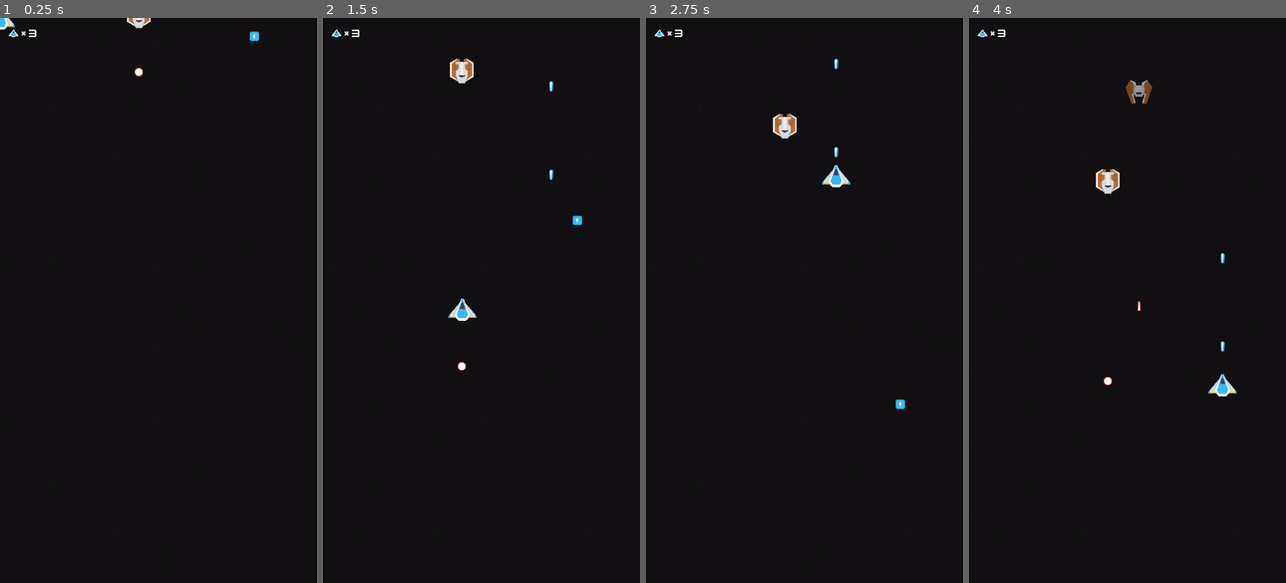
Above: before the commit, frames 1-4 (left to right).
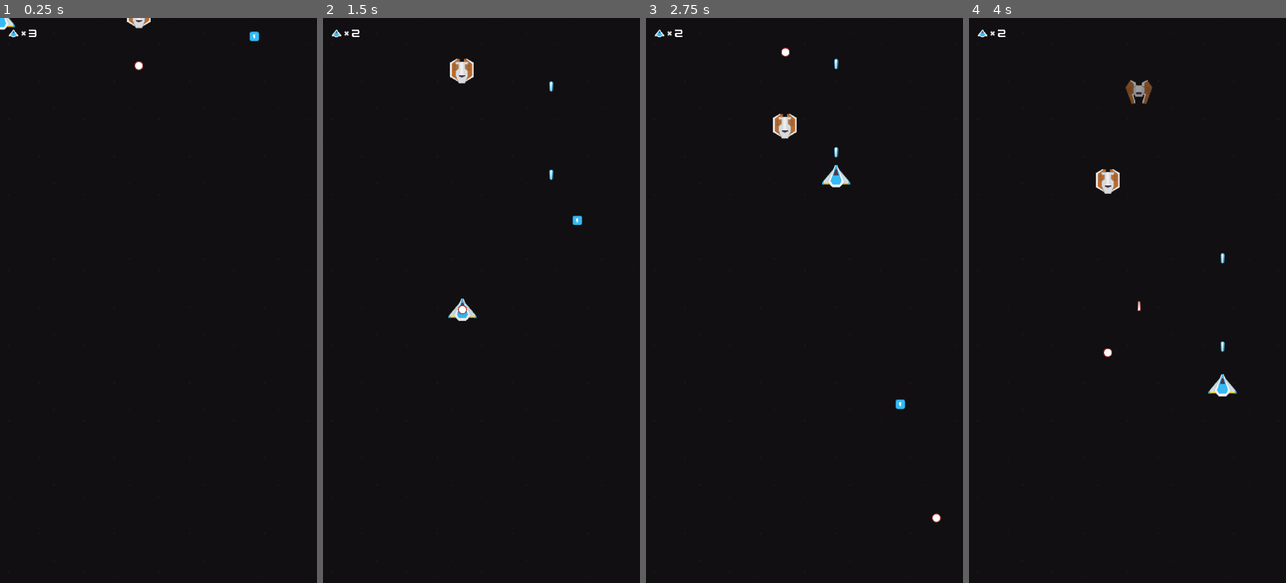
Above: after the commit, the same moments.

Repository: sakkaku-dev/space-shooter
Game: Godot game, scene res://scenes/Game.tscn
The game is run twice, just before and just after one commit, with the same random seed, the same clock (stepped at 60 frames per second) and the same inputs.
Inputs (mouse positions are in pixels of both pictures, inside the frame that each line leads up to):
- Up to frame 1 (0.25 s): no input
- Up to frame 2 (1.5 s): tap Enter at 0.5 s; move the mouse to (551, 272) at 0.52 s; hold Right (ui_right) 0.53-1.25 s; click (551, 272) at 0.67 s; drag from (418, 328) to (551, 272) at 1.27 s
- Up to frame 3 (2.75 s): move the mouse to (836, 176) at 2.02 s; hold Right (ui_right) from 2.03 s (still down)
- Up to frame 4 (4 s): release Right (ui_right) at 2.75 s; drag from (1111, 413) to (1159, 176) at 2.77 s; move the mouse to (1222, 385) at 3.52 s; hold Left (ui_left) from 3.53 s (still down)

The runs differ from the first frame. In frame 1, less than 0.1% of the frame differs, in the area x 42-46%, y 7-11%; in frame 2, less than 0.1%; in frame 3, less than 0.1%, in the area x 9-94%, y 2-90%; in frame 4, less than 0.1%.

Commit message:
Add laser ball

Diff:
--- a/project.godot
+++ b/project.godot
@@ -25,6 +25,11 @@
 "path": "res://shared/combat/Health.gd"
 }, {
 "base": "Area2D",
+"class": "HitBox",
+"language": "GDScript",
+"path": "res://shared/combat/HitBox.gd"
+}, {
+"base": "Area2D",
 "class": "HurtBox",
 "language": "GDScript",
 "path": "res://shared/combat/HurtBox.gd"
@@ -98,6 +103,7 @@
 "EmptyPlayerInput": "",
 "Focusable": "",
 "Health": "",
+"HitBox": "",
 "HurtBox": "",
 "InputReader": "",
 "MouseFollowState": "",
--- a/scenes/Game.tscn
+++ b/scenes/Game.tscn
@@ -17,6 +17,7 @@
 [ext_resource path="res://scenes/powerups/DoubleShot.tscn" type="PackedScene" id=15]
 [ext_resource path="res://scenes/powerups/HealthUp.tscn" type="PackedScene" id=16]
 [ext_resource path="res://scenes/powerups/ShieldUp.tscn" type="PackedScene" id=17]
+[ext_resource path="res://scenes/powerups/LaserBallUp.tscn" type="PackedScene" id=18]
 
 [sub_resource type="RectangleShape2D" id=1]
 extents = Vector2( 500, 10 )
@@ -41,10 +42,10 @@
 spawn = true
 
 [node name="PowerUpSpawner" parent="SpawnerRandom" instance=ExtResource( 5 )]
-scene = [ ExtResource( 16 ), ExtResource( 15 ), ExtResource( 4 ), ExtResource( 17 ), ExtResource( 13 ) ]
+scene = [ ExtResource( 16 ), ExtResource( 15 ), ExtResource( 4 ), ExtResource( 17 ), ExtResource( 18 ), ExtResource( 13 ) ]
 spawn_delay = 5.0
 spawn = true
-scene_spawn_rate = [ 0.05, 0.2, 0.2, 0.1 ]
+scene_spawn_rate = [ 0.05, 0.2, 0.2, 0.1, 0.1 ]
 
 [node name="Background" type="CanvasLayer" parent="."]
 layer = -1
--- a/scenes/laser/EnemyLaserBall.tscn
+++ b/scenes/laser/EnemyLaserBall.tscn
@@ -1,19 +1,10 @@
-[gd_scene load_steps=4 format=2]
+[gd_scene load_steps=3 format=2]
 
-[ext_resource path="res://scenes/laser/Laser.tscn" type="PackedScene" id=1]
+[ext_resource path="res://scenes/laser/LaserBall.tscn" type="PackedScene" id=1]
 [ext_resource path="res://scenes/laser/laserCircleRed.png" type="Texture" id=2]
-
-[sub_resource type="CircleShape2D" id=1]
-radius = 15.18
 
 [node name="EnemyLaserBall" instance=ExtResource( 1 )]
 collision_mask = 8
 
 [node name="Sprite" parent="." index="0"]
 texture = ExtResource( 2 )
-
-[node name="CollisionShape2D" parent="." index="1"]
-shape = SubResource( 1 )
-
-[node name="MoveForwardState" parent="." index="2"]
-speed = 800
--- /dev/null
+++ b/scenes/laser/LaserBall.gd
@@ -0,0 +1,16 @@
+extends HitBox
+
+export var split = false
+
+func _on_LaserBall_area_entered(area):
+	if not split: return
+
+	var pos = area.global_position
+	var angle = 360 / 5
+
+	for i in range(0, 5):
+		var new_laser = duplicate()
+		get_tree().current_scene.call_deferred("add_child", new_laser)
+		new_laser.global_position = pos
+		new_laser.global_rotation_degrees = area.global_rotation_degrees + (angle * i)
+		new_laser.split = false
--- /dev/null
+++ b/scenes/laser/LaserBall.tscn
@@ -0,0 +1,22 @@
+[gd_scene load_steps=5 format=2]
+
+[ext_resource path="res://scenes/laser/Laser.tscn" type="PackedScene" id=1]
+[ext_resource path="res://scenes/laser/laserCircle.png" type="Texture" id=2]
+[ext_resource path="res://scenes/laser/LaserBall.gd" type="Script" id=3]
+
+[sub_resource type="CircleShape2D" id=1]
+radius = 15.0
+
+[node name="LaserBall" instance=ExtResource( 1 )]
+script = ExtResource( 3 )
+split = true
+
+[node name="Sprite" parent="." index="0"]
+texture = ExtResource( 2 )
+
+[node name="CollisionShape2D" parent="." index="1"]
+shape = SubResource( 1 )
+
+[node name="MoveForwardState" parent="." index="2"]
+speed = 700
+[connection signal="area_entered" from="." to="." method="_on_LaserBall_area_entered"]
--- /dev/null
+++ b/scenes/powerups/LaserBallUp.gd
@@ -0,0 +1,11 @@
+extends Node
+
+var laser_ball = preload("res://scenes/laser/LaserBall.tscn")
+var laser = preload("res://scenes/laser/Laser.tscn")
+
+func handle(ship: PlayerShip) -> void:
+	ship.change_laser_type(laser_ball)
+
+
+func restore(ship: PlayerShip) -> void:
+	ship.change_laser_type(laser)
--- /dev/null
+++ b/scenes/powerups/LaserBallUp.tscn
@@ -0,0 +1,16 @@
+[gd_scene load_steps=4 format=2]
+
+[ext_resource path="res://scenes/powerups/Powerup.tscn" type="PackedScene" id=1]
+[ext_resource path="res://scenes/powerups/LaserBallUp.gd" type="Script" id=2]
+[ext_resource path="res://scenes/powerups/powerupBlue_star.png" type="Texture" id=3]
+
+[node name="LaserBallUp" instance=ExtResource( 1 )]
+powerup_time = 5
+
+[node name="Sprite" parent="." index="0"]
+texture = ExtResource( 3 )
+
+[node name="Node" type="Node" parent="." index="5"]
+script = ExtResource( 2 )
+[connection signal="picked_up" from="." to="Node" method="handle"]
+[connection signal="powerup_timeout" from="." to="Node" method="restore"]
--- a/scenes/spaceship/EnemyShip4.tscn
+++ b/scenes/spaceship/EnemyShip4.tscn
@@ -15,7 +15,7 @@
 [node name="Sprite" parent="Spaceship" index="2"]
 texture = ExtResource( 2 )
 
-[node name="LaserSpawner" parent="Spaceship" index="3"]
+[node name="LaserSpawner" parent="Spaceship" index="4"]
 scene = [ ExtResource( 3 ) ]
 spawn_delay = 3.0
 
--- a/scenes/spaceship/PlayerShip.gd
+++ b/scenes/spaceship/PlayerShip.gd
@@ -16,3 +16,7 @@
 
 func toggle_hurtbox():
 	hurtbox.set_deferred("disabled", not hurtbox.disabled)
+
+
+func change_laser_type(new_laser_scene: PackedScene) -> void:
+	laser.scene[0] = new_laser_scene
--- a/shared/combat/HitBox.gd
+++ b/shared/combat/HitBox.gd
@@ -1,4 +1,6 @@
 extends Area2D
+
+class_name HitBox
 
 export var damage = 1
 export var free_on_hit = true
Not shown: 1 places in scenes/Game.tscn that only renumber resources
